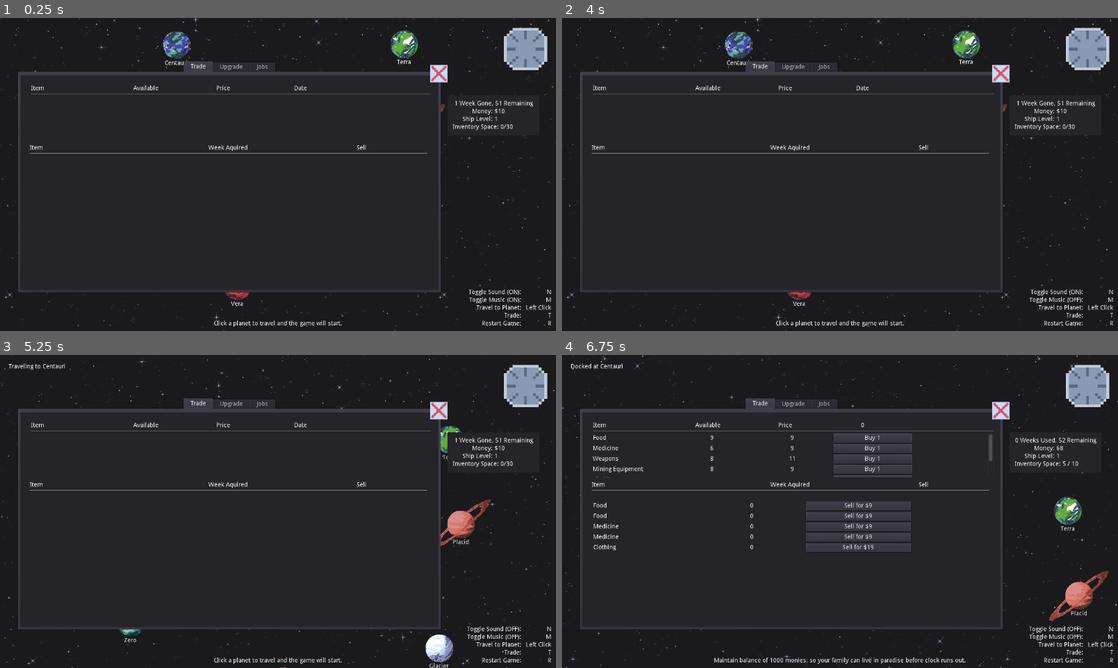
Above: before the commit, frames 1-4 (two rows, left to right).
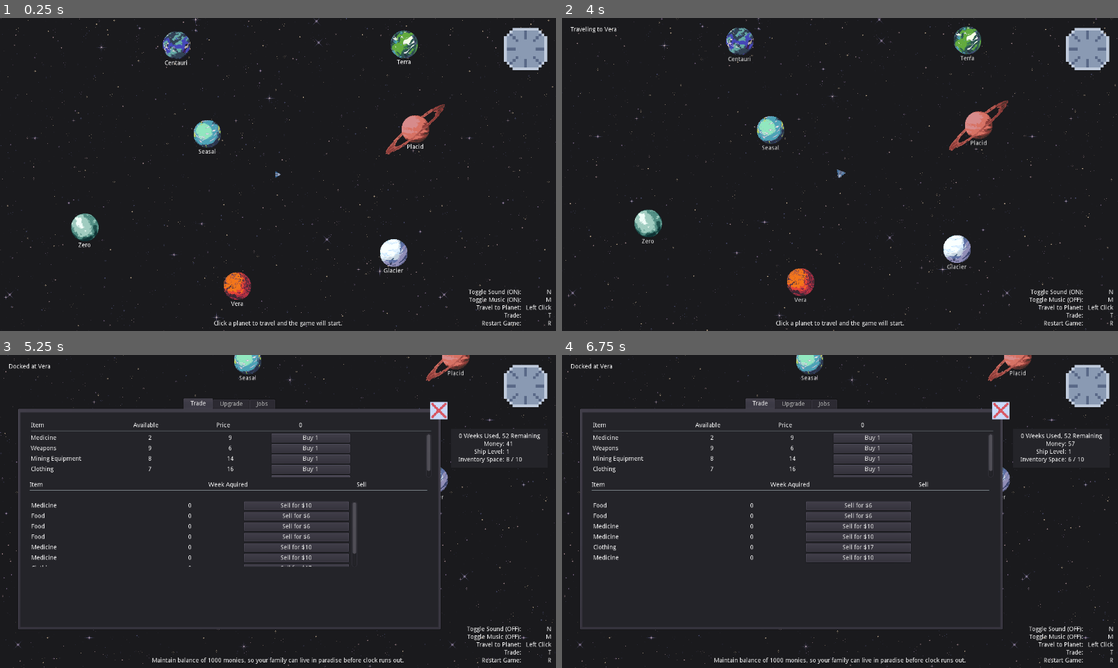
Above: after the commit, the same moments.

Repository: shadowhen/Star-Trader
Game: Godot game, scene res://World.tscn
The game is run twice, just before and just after one commit, with the same random seed, the same clock (stepped at 60 frames per second) and the same inputs.
Inputs (mouse positions are in pixels of both pictures, inside the frame that each line leads up to):
- Up to frame 1 (0.25 s): no input
- Up to frame 2 (4 s): click (1001, 74) at 0.52 s; tap A at 1.25, 2, 3.5 s; move the mouse to (767, 133) at 1.27 s; press the mouse at (767, 133) at 1.28 s; hold Right (ui_right) 1.28-2.03 s; tap T (trade) at 1.55, 2.1, 3.05 s; move the mouse to (1017, 71) at 2.02 s; release the mouse at (1017, 71) at 2.03 s; hold Down (ui_down) 2.03-2.78 s; click (1017, 71) at 2.3 s; tap R (restart) at 2.75 s; move the mouse to (1023, 293) at 2.77 s; press the mouse at (1023, 293) at 2.78 s; hold Right (ui_right) 2.78-3.53 s; move the mouse to (801, 287) at 3.52 s; release the mouse at (801, 287) at 3.53 s; hold Up (ui_up) from 3.53 s (still down); tap M (toggle_music) at 3.6 s; click (801, 287) at 3.8 s
- Up to frame 3 (5.25 s): tap A at 4.25 s; move the mouse to (177, 383) at 4.27 s; release Up (ui_up) at 4.28 s; hold Left (ui_left) 4.28-5 s; hold T (trade) 4.28-5 s; tap N (toggle_sound) at 4.35 s; click (177, 383) at 4.42 s; click (311, 439) at 5 s, where only the run after the commit has a clickable "Buy 1"
- Up to frame 4 (6.75 s): click (856, 505) at 5.75 s, where only the run after the commit has a clickable "Sell for $10"; click (856, 505) at 6.5 s, where only the run after the commit has a clickable "Sell for $6"

The runs differ from the first frame. In frame 1, 5.4% of the frame differs, in the area x 3-97%, y 13-88%; in frame 2, 6.8%; in frame 3, 7.2%, in the area x 0-100%, y 0-100%; in frame 4, 3.5%.

Commit message:
info is now seperate from trade

Diff:
--- a/Singletons/GlobalSignals.gd
+++ b/Singletons/GlobalSignals.gd
@@ -4,9 +4,13 @@
 signal annouce(message)
 signal toggle_music(playing)
 signal toggle_sound(playing)
+signal info_update
 
 func annouce_state_message(message: String):
 	emit_signal("annouce_state", message)
 
 func annouce_message(message: String):
 	emit_signal("annouce", message)
+
+func update_info():
+	emit_signal("info_update")
--- a/World.tscn
+++ b/World.tscn
@@ -107,6 +107,7 @@
 [node name="GUI" type="CanvasLayer" parent="."]
 
 [node name="SharedUI" parent="GUI" instance=ExtResource( 3 )]
+visible = false
 anchor_left = 0.0
 anchor_top = 0.0
 anchor_right = 1.0
@@ -165,10 +166,11 @@
 margin_right = 916.0
 
 [node name="ColorRect" parent="GUI/SharedUI/Tabs/Trade" index="3"]
-margin_left = 983.0
-margin_top = 46.0
-margin_right = 1195.0
-margin_bottom = 138.0
+visible = false
+margin_left = 993.0
+margin_top = 31.0
+margin_right = 1205.0
+margin_bottom = 123.0
 
 [node name="VBoxContainer" parent="GUI/SharedUI/Tabs/Trade/ColorRect/Info" index="0"]
 margin_right = 189.0
@@ -178,26 +180,29 @@
 
 [node name="Label" parent="GUI/SharedUI/Tabs/Trade/ColorRect/Info/VBoxContainer/Time" index="0"]
 margin_right = 189.0
+align = 0
 
 [node name="Money" parent="GUI/SharedUI/Tabs/Trade/ColorRect/Info/VBoxContainer" index="1"]
 margin_right = 189.0
 
 [node name="WindowLabel" parent="GUI/SharedUI/Tabs/Trade/ColorRect/Info/VBoxContainer/Money" index="0"]
-margin_right = 92.0
+margin_right = 105.0
 
 [node name="Label" parent="GUI/SharedUI/Tabs/Trade/ColorRect/Info/VBoxContainer/Money" index="1"]
-margin_left = 96.0
-margin_right = 189.0
+margin_left = 109.0
+margin_right = 189.0
+size_flags_stretch_ratio = 0.75
 
 [node name="Ship Level" parent="GUI/SharedUI/Tabs/Trade/ColorRect/Info/VBoxContainer" index="2"]
 margin_right = 189.0
 
 [node name="WindowLabel" parent="GUI/SharedUI/Tabs/Trade/ColorRect/Info/VBoxContainer/Ship Level" index="0"]
-margin_right = 92.0
+margin_right = 105.0
 
 [node name="Label" parent="GUI/SharedUI/Tabs/Trade/ColorRect/Info/VBoxContainer/Ship Level" index="1"]
-margin_left = 96.0
-margin_right = 189.0
+margin_left = 109.0
+margin_right = 189.0
+size_flags_stretch_ratio = 0.75
 
 [node name="InventorySpace" parent="GUI/SharedUI/Tabs/Trade/ColorRect/Info/VBoxContainer" index="3"]
 margin_right = 189.0
@@ -208,10 +213,17 @@
 [node name="Label" parent="GUI/SharedUI/Tabs/Trade/ColorRect/Info/VBoxContainer/InventorySpace" index="1"]
 margin_left = 110.0
 margin_right = 189.0
+size_flags_stretch_ratio = 0.75
 
 [node name="Close" parent="GUI/SharedUI/Tabs/Trade/ColorRect/Info" index="1"]
 visible = false
 margin_right = 189.0
+
+[node name="InfoNow" parent="GUI/SharedUI" index="2"]
+margin_left = 995.0
+margin_top = 70.0
+margin_right = 1218.0
+margin_bottom = 159.0
 
 [node name="Clock" parent="GUI" instance=ExtResource( 13 )]
 anchor_left = 1.0
@@ -250,7 +262,7 @@
 align = 1
 valign = 1
 
-[node name="VBoxContainer" type="VBoxContainer" parent="GUI"]
+[node name="Help" type="VBoxContainer" parent="GUI"]
 anchor_left = 1.0
 anchor_top = 1.0
 anchor_right = 1.0
@@ -261,12 +273,12 @@
 margin_bottom = -10.0
 alignment = 2
 
-[node name="ToggleSound" type="HBoxContainer" parent="GUI/VBoxContainer"]
+[node name="ToggleSound" type="HBoxContainer" parent="GUI/Help"]
 margin_top = 20.0
 margin_right = 198.0
 margin_bottom = 34.0
 
-[node name="Description" type="Label" parent="GUI/VBoxContainer/ToggleSound"]
+[node name="Description" type="Label" parent="GUI/Help/ToggleSound"]
 margin_right = 129.0
 margin_bottom = 14.0
 size_flags_horizontal = 3
@@ -277,7 +289,7 @@
 on_text = "Toggle Sound (ON):"
 off_text = "Toggle Sound (OFF):"
 
-[node name="Key" type="Label" parent="GUI/VBoxContainer/ToggleSound"]
+[node name="Key" type="Label" parent="GUI/Help/ToggleSound"]
 margin_left = 133.0
 margin_right = 198.0
 margin_bottom = 14.0
@@ -286,12 +298,12 @@
 text = "N"
 align = 2
 
-[node name="ToggleMusic" type="HBoxContainer" parent="GUI/VBoxContainer"]
+[node name="ToggleMusic" type="HBoxContainer" parent="GUI/Help"]
 margin_top = 38.0
 margin_right = 198.0
 margin_bottom = 52.0
 
-[node name="Description" type="Label" parent="GUI/VBoxContainer/ToggleMusic"]
+[node name="Description" type="Label" parent="GUI/Help/ToggleMusic"]
 margin_right = 129.0
 margin_bottom = 14.0
 size_flags_horizontal = 3
@@ -302,7 +314,7 @@
 on_text = "Toggle Music (ON):"
 off_text = "Toggle Music (OFF):"
 
-[node name="Key" type="Label" parent="GUI/VBoxContainer/ToggleMusic"]
+[node name="Key" type="Label" parent="GUI/Help/ToggleMusic"]
 margin_left = 133.0
 margin_right = 198.0
 margin_bottom = 14.0
@@ -311,19 +323,19 @@
 text = "M"
 align = 2
 
-[node name="Travel" type="HBoxContainer" parent="GUI/VBoxContainer"]
+[node name="Travel" type="HBoxContainer" parent="GUI/Help"]
 margin_top = 56.0
 margin_right = 198.0
 margin_bottom = 70.0
 
-[node name="Description" type="Label" parent="GUI/VBoxContainer/Travel"]
+[node name="Description" type="Label" parent="GUI/Help/Travel"]
 margin_right = 129.0
 margin_bottom = 14.0
 size_flags_horizontal = 3
 text = "Travel to Planet:"
 align = 2
 
-[node name="Key" type="Label" parent="GUI/VBoxContainer/Travel"]
+[node name="Key" type="Label" parent="GUI/Help/Travel"]
 margin_left = 133.0
 margin_right = 198.0
 margin_bottom = 14.0
@@ -332,19 +344,19 @@
 text = "Left Click"
 align = 2
 
-[node name="Trade" type="HBoxContainer" parent="GUI/VBoxContainer"]
+[node name="Trade" type="HBoxContainer" parent="GUI/Help"]
 margin_top = 74.0
 margin_right = 198.0
 margin_bottom = 88.0
 
-[node name="Description" type="Label" parent="GUI/VBoxContainer/Trade"]
+[node name="Description" type="Label" parent="GUI/Help/Trade"]
 margin_right = 129.0
 margin_bottom = 14.0
 size_flags_horizontal = 3
 text = "Trade:"
 align = 2
 
-[node name="Key" type="Label" parent="GUI/VBoxContainer/Trade"]
+[node name="Key" type="Label" parent="GUI/Help/Trade"]
 margin_left = 133.0
 margin_right = 198.0
 margin_bottom = 14.0
@@ -353,19 +365,19 @@
 text = "T"
 align = 2
 
-[node name="Restart" type="HBoxContainer" parent="GUI/VBoxContainer"]
+[node name="Restart" type="HBoxContainer" parent="GUI/Help"]
 margin_top = 92.0
 margin_right = 198.0
 margin_bottom = 106.0
 
-[node name="Description" type="Label" parent="GUI/VBoxContainer/Restart"]
+[node name="Description" type="Label" parent="GUI/Help/Restart"]
 margin_right = 129.0
 margin_bottom = 14.0
 size_flags_horizontal = 3
 text = "Restart Game:"
 align = 2
 
-[node name="Key" type="Label" parent="GUI/VBoxContainer/Restart"]
+[node name="Key" type="Label" parent="GUI/Help/Restart"]
 margin_left = 133.0
 margin_right = 198.0
 margin_bottom = 14.0
--- a/trade/templates/BuyItem.gd
+++ b/trade/templates/BuyItem.gd
@@ -8,6 +8,10 @@
 	sellButton.connect("pressed", self, "_on_Buy_Pressed")
 
 func _on_Buy_Pressed() -> void:
+	if PlayerData.inventory_space >= PlayerData.inventory_cap:
+		GlobalSignals.annouce_message("Not enough space to buy cargo")
+		return
+
 	# only enable buying if inventory is not full
 	if (PlayerData.player_stats["InventorySpaceUsed"]["Value"] < PlayerData.player_stats["InventoryCap"]["Value"]):
 
@@ -67,6 +71,8 @@
 
 		Owner.clean()
 		Owner.setup()
+
+		GlobalSignals.update_info()
 	# if inventory is full and buy pressed
 	else:
 		GlobalSignals.annouce_message("Not enough cargo space")
--- a/trade/templates/ItemTrade.gd
+++ b/trade/templates/ItemTrade.gd
@@ -57,5 +57,6 @@
 	PlayerData.inv_data[get_node("InvSlotLabel").text]["InvTimeIn"] = -1
 
 	emit_signal("sold")
+	GlobalSignals.update_info()
 	# remove the item from the trading screen
 	self.queue_free()
--- /dev/null
+++ b/ui/InfoNow.gd
@@ -0,0 +1,15 @@
+extends Control
+
+onready var time_label = $Info/Time/Label
+onready var money_label = $Info/Money/Label
+onready var ship_label = $Info/ShipLevel/Label
+onready var inventory_space_label = $Info/InventorySpace/Label
+
+func _ready():
+	GlobalSignals.connect("info_update", self, "update_info")
+
+func update_info():
+	inventory_space_label.text = str(PlayerData.inventory_space) + " / " + str(PlayerData.player_stats["InventoryCap"]["Value"])
+	ship_label.text = str(PlayerData.player_stats["ShipLvl"]["Value"])
+	money_label.text = str(PlayerData.player_stats["Money"]["Value"])
+	time_label.text = str(PlayerData.player_stats["TimeUsed"]["Value"]) + " Weeks Used, " + str(52 - PlayerData.player_stats["TimeUsed"]["Value"]) + " Remaining"
--- /dev/null
+++ b/ui/InfoNow.tscn
@@ -0,0 +1,92 @@
+[gd_scene load_steps=2 format=2]
+
+[ext_resource path="res://ui/InfoNow.gd" type="Script" id=1]
+
+[node name="InfoNow" type="ColorRect"]
+margin_left = 631.0
+margin_top = 261.0
+margin_right = 895.0
+margin_bottom = 391.0
+color = Color( 0.145098, 0.145098, 0.164706, 1 )
+script = ExtResource( 1 )
+
+[node name="Info" type="VBoxContainer" parent="."]
+anchor_right = 1.0
+anchor_bottom = 1.0
+margin_left = 10.0
+margin_top = 5.0
+margin_right = -10.0
+margin_bottom = -5.0
+alignment = 1
+
+[node name="Time" type="HBoxContainer" parent="Info"]
+margin_top = 26.0
+margin_right = 244.0
+margin_bottom = 40.0
+
+[node name="Label" type="Label" parent="Info/Time"]
+margin_right = 244.0
+margin_bottom = 14.0
+size_flags_horizontal = 3
+text = "1 Week Gone, 51 Remaining"
+align = 1
+
+[node name="Money" type="HBoxContainer" parent="Info"]
+margin_top = 44.0
+margin_right = 244.0
+margin_bottom = 58.0
+
+[node name="WindowLabel" type="Label" parent="Info/Money"]
+margin_right = 137.0
+margin_bottom = 14.0
+size_flags_horizontal = 3
+text = "Money:"
+align = 2
+
+[node name="Label" type="Label" parent="Info/Money"]
+margin_left = 141.0
+margin_right = 244.0
+margin_bottom = 14.0
+size_flags_horizontal = 3
+size_flags_stretch_ratio = 0.75
+text = "$10"
+
+[node name="ShipLevel" type="HBoxContainer" parent="Info"]
+margin_top = 62.0
+margin_right = 244.0
+margin_bottom = 76.0
+
+[node name="WindowLabel" type="Label" parent="Info/ShipLevel"]
+margin_right = 137.0
+margin_bottom = 14.0
+size_flags_horizontal = 3
+text = "Ship Level:"
+align = 2
+
+[node name="Label" type="Label" parent="Info/ShipLevel"]
+margin_left = 141.0
+margin_right = 244.0
+margin_bottom = 14.0
+size_flags_horizontal = 3
+size_flags_stretch_ratio = 0.75
+text = "1"
+
+[node name="InventorySpace" type="HBoxContainer" parent="Info"]
+margin_top = 80.0
+margin_right = 244.0
+margin_bottom = 94.0
+
+[node name="WindowLabel" type="Label" parent="Info/InventorySpace"]
+margin_right = 137.0
+margin_bottom = 14.0
+size_flags_horizontal = 3
+text = "Inventory Space:"
+align = 2
+
+[node name="Label" type="Label" parent="Info/InventorySpace"]
+margin_left = 141.0
+margin_right = 244.0
+margin_bottom = 14.0
+size_flags_horizontal = 3
+size_flags_stretch_ratio = 0.75
+text = "0/30"
--- a/ui/SharedUI.gd
+++ b/ui/SharedUI.gd
@@ -5,6 +5,7 @@
 onready var trade = $Tabs/Trade
 onready var upgrade = $Tabs/Upgrade
 onready var jobs = $Tabs/Jobs
+onready var info_now = $InfoNow
 
 func _ready():
 	PlayerData.connect("money_update", self, "_on_PlayerData_money_update")
@@ -14,6 +15,8 @@
 
 	trade.clean()
 	trade.setup()
+
+	info_now.update_info()
 
 func set_cash(cash : int):
 	# TODO: Add a way to pass cash amount into the trade screen
--- a/ui/SharedUI.tscn
+++ b/ui/SharedUI.tscn
@@ -1,16 +1,19 @@
-[gd_scene load_steps=6 format=2]
+[gd_scene load_steps=7 format=2]
 
 [ext_resource path="res://ui/UpgradePanel.tscn" type="PackedScene" id=1]
 [ext_resource path="res://trade/Trade.tscn" type="PackedScene" id=2]
 [ext_resource path="res://ui/SharedUI.gd" type="Script" id=3]
 [ext_resource path="res://ui/x-button.png" type="Texture" id=4]
 [ext_resource path="res://ui/jobs/Jobs.gd" type="Script" id=5]
+[ext_resource path="res://ui/InfoNow.tscn" type="PackedScene" id=6]
 
 [node name="SharedUi" type="Control"]
 anchor_left = 0.1
 anchor_top = 0.1
 anchor_right = 0.9
 anchor_bottom = 0.9
+margin_top = 11.0
+margin_bottom = 11.0
 script = ExtResource( 3 )
 
 [node name="Tabs" type="TabContainer" parent="."]
@@ -83,6 +86,12 @@
 "_edit_use_anchors_": true
 }
 
+[node name="InfoNow" parent="." instance=ExtResource( 6 )]
+margin_left = 913.0
+margin_top = 81.0
+margin_right = 1136.0
+margin_bottom = 170.0
+
 [connection signal="upgrade" from="Tabs/Upgrade" to="." method="_on_Upgrade_upgrade"]
 [connection signal="job_taken" from="Tabs/Jobs" to="." method="_on_Jobs_job_taken"]
 [connection signal="pressed" from="HideButton" to="." method="_on_HideButton_pressed"]
--- a/ui/UpgradePanel.gd
+++ b/ui/UpgradePanel.gd
@@ -15,3 +15,4 @@
 
 func _on_UpgradeButton_pressed():
 	emit_signal("upgrade")
+	GlobalSignals.update_info()
--- a/ui/UpgradePanel.tscn
+++ b/ui/UpgradePanel.tscn
@@ -43,6 +43,7 @@
 align = 1
 
 [node name="CashAmount" type="Label" parent="Container/RightSide/VBoxContainer"]
+visible = false
 margin_top = 18.0
 margin_right = 319.0
 margin_bottom = 32.0
@@ -51,9 +52,9 @@
 valign = 1
 
 [node name="UpgradeButton" type="Button" parent="Container/RightSide/VBoxContainer"]
-margin_top = 36.0
+margin_top = 18.0
 margin_right = 319.0
-margin_bottom = 56.0
+margin_bottom = 38.0
 text = "Upgrade"
 
 [connection signal="pressed" from="Container/RightSide/VBoxContainer/UpgradeButton" to="." method="_on_UpgradeButton_pressed"]
--- a/ui/jobs/Jobs.gd
+++ b/ui/jobs/Jobs.gd
@@ -58,6 +58,7 @@
 		current_planet.available_jobs.erase(job.current_job)
 
 	emit_signal("job_taken")
+	GlobalSignals.update_info()
 
 func _on_job_removed(job):
 	if job.destination != current_planet:
@@ -68,4 +69,5 @@
 		if child.current_job == job:
 			right_side.remove_child(child)
 			child.queue_free()
+			GlobalSignals.update_info()
 			break
